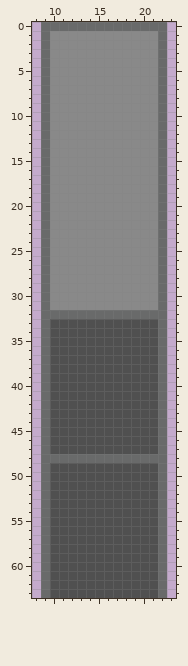
A pixel-art file gets an edit: Assets/Cainos/Pixel Art Top Down - Basic/Texture/Horizontal Door 1x2.aseprite. That is the earlier state.
32x64 pixels, 1 frame. Shown: x 8..23, y 0..63.
New version:
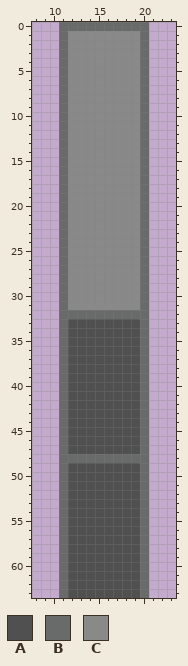
Palette (. is transparent): A #505050  B #696a6a  C #898989
Changes in this commit:
y 0: x 9..10 BB -> ..; x 21..22 BB -> ..
y 1..31: x 9..11 BCC -> ..B; x 20..22 CCB -> B..
y 32: x 9..10 BB -> ..; x 21..22 BB -> ..
y 33..47: x 9..11 BAA -> ..B; x 20..22 AAB -> B..
y 48: x 9..10 BB -> ..; x 21..22 BB -> ..
y 49..63: x 9..11 BAA -> ..B; x 20..22 AAB -> B..
Where, in picture pixels (left, top, right, bottom), the same in both pictures:
changed: (41, 22, 68, 598)
changed: (140, 22, 167, 598)
